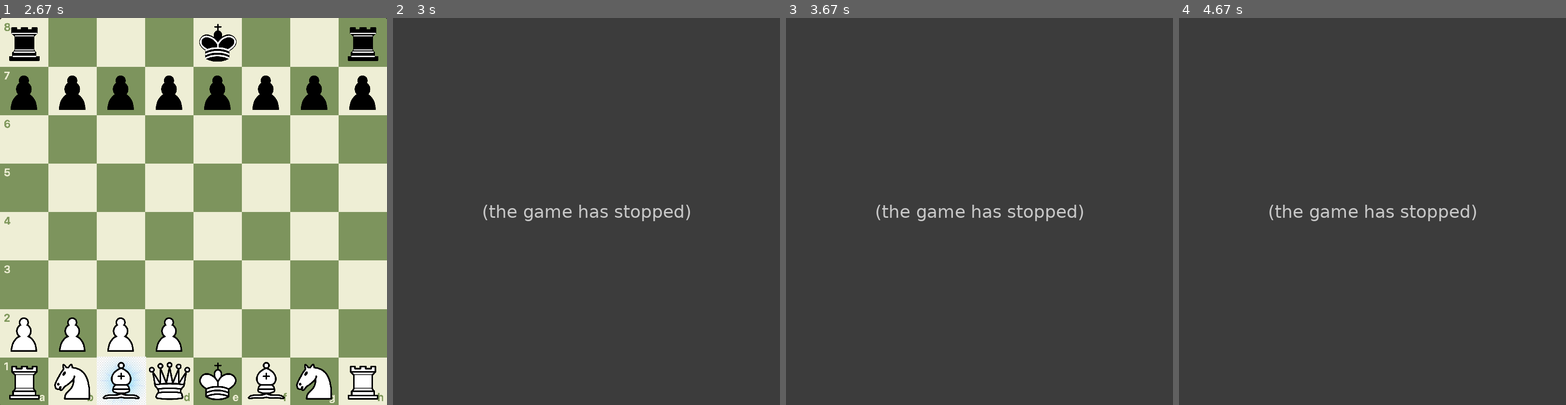
Above: before the commit, frames 1-4 (left to right).
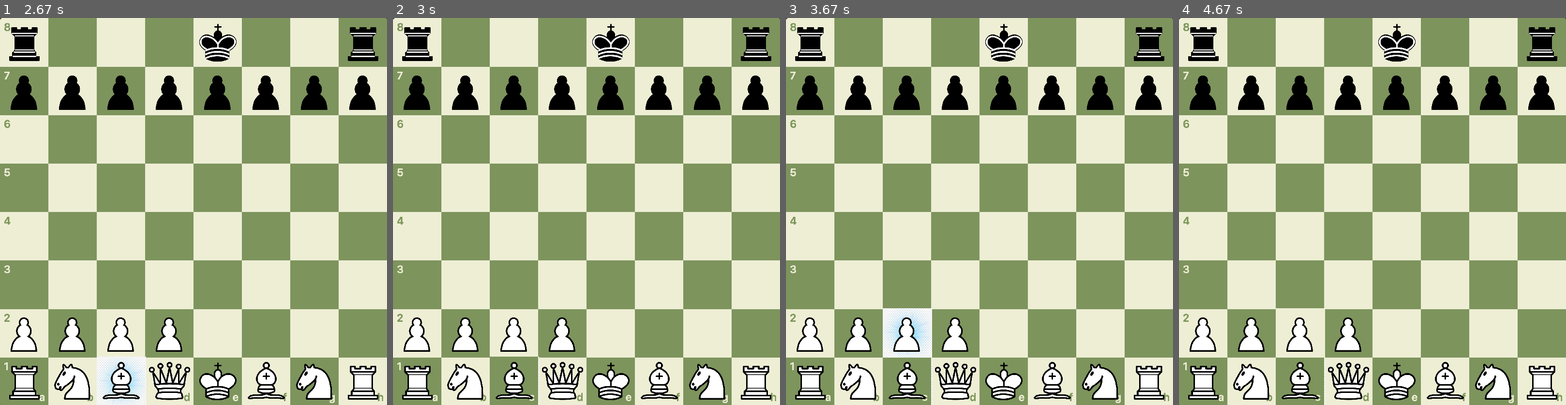
Above: after the commit, the same moments.

Repository: star14ms/Chess_AI
Game: pygame game, started from main.py
Two runs of this game, one before a commit and one after it. Both use one fixed random seed, a clock stepped at 60 frames per second and the inputs below.
Inputs (mouse positions are in pixels of both pictures, inside the frame that each line leads up to):
- Up to frame 1 (2.67 s): click (317, 199) at 0.38 s; press the mouse at (23, 41) at 0.7 s; move the mouse to (127, 176) at 0.8 s; release the mouse at (228, 308) at 0.93 s; move the mouse to (127, 358) at 1.8 s; click (127, 358) at 2.08 s; press the mouse at (23, 41) at 2.53 s; move the mouse to (104, 196) at 2.63 s
- Up to frame 2 (3 s): release the mouse at (578, 350) at 2.77 s
- Up to frame 3 (3.67 s): press the mouse at (809, 41) at 3.37 s; move the mouse to (871, 196) at 3.47 s; release the mouse at (929, 346) at 3.6 s
- Up to frame 4 (4.67 s): move the mouse to (1202, 41) at 4.3 s; press the mouse at (1202, 41) at 4.33 s; move the mouse to (1310, 72) at 4.43 s; release the mouse at (1415, 99) at 4.57 s

Frame 1 is identical in both runs. In frame 2, 100% of the frame differs, in the area x 0-100%, y 0-100%; in frame 3, 100%; in frame 4, 100%.
Error before the commit: NameError: name 'p_x' is not defined (main_module.py line 131); the game stopped at 2.77 s (later frames are placeholders)

Commit message:
비숍 p_x, p_y 오류 해결
아직 pos에서 Empty 출력 시 0이 대신 출력됨

Diff:
--- a/main.py
+++ b/main.py
@@ -2,6 +2,7 @@
 import pygame
 
 pygame.init()
+
 
 # 보드, 체스말과 기타 이미지, BGM 가져오기
 img_board = pygame.image.load("img\chess_board.png")
--- a/main_module.py
+++ b/main_module.py
@@ -37,7 +37,6 @@
             Board.insert(x1,y1,horse)
             return False
 
-
 class Horse:#말 정의하는 부모클래스 -> 폰, 킹, 나이트 등은 자식클래스가 됨
 
     def __init__(self, board, x, y, color):
@@ -73,7 +72,6 @@
 
 class Empty:
     color = 0
-
 
 class Pawn(Horse):#폰
 
@@ -128,12 +126,14 @@
         #대각선 조건
         #(x2,y2)에 같은 색의 말이 아닌 조건
         #가는 길을 다른 말이 막지 않는 조건
-        if (not 0 <= x2 <= 7 or not 0 <= y2 <= 7 or not abs(p_x - x2) == abs(p_y - y2) or board.pos(x2,y2).color == self.color): return False#(x2,y2)범위, 대각선 조건, (x2,y2)에 같은 색의 말이 아닌 조건 체크
+        print(board.pos(x2,y2))
+        print(board.pos(x2,y2).color)
+        if (not 0 <= x2 <= 7 or not 0 <= y2 <= 7 or not abs(self.p_x - x2) == abs(self.p_y - y2) or board.pos(x2,y2).color == self.color): return False#(x2,y2)범위, 대각선 조건, (x2,y2)에 같은 색의 말이 아닌 조건 체크
 
         amount = abs(x2 - p_x) #거리
-        if x2-p_x < 0 : lr = 1
+        if x2-self.p_x < 0 : lr = 1
         else : lr = -1
-        if y2-p_x < 0 : ud = 1
+        if y2-self.p_x < 0 : ud = 1
         else : ud = -1
 
         for i in range(1, amount+1):#가는 길을 다른 말이 막지 않을 조건
